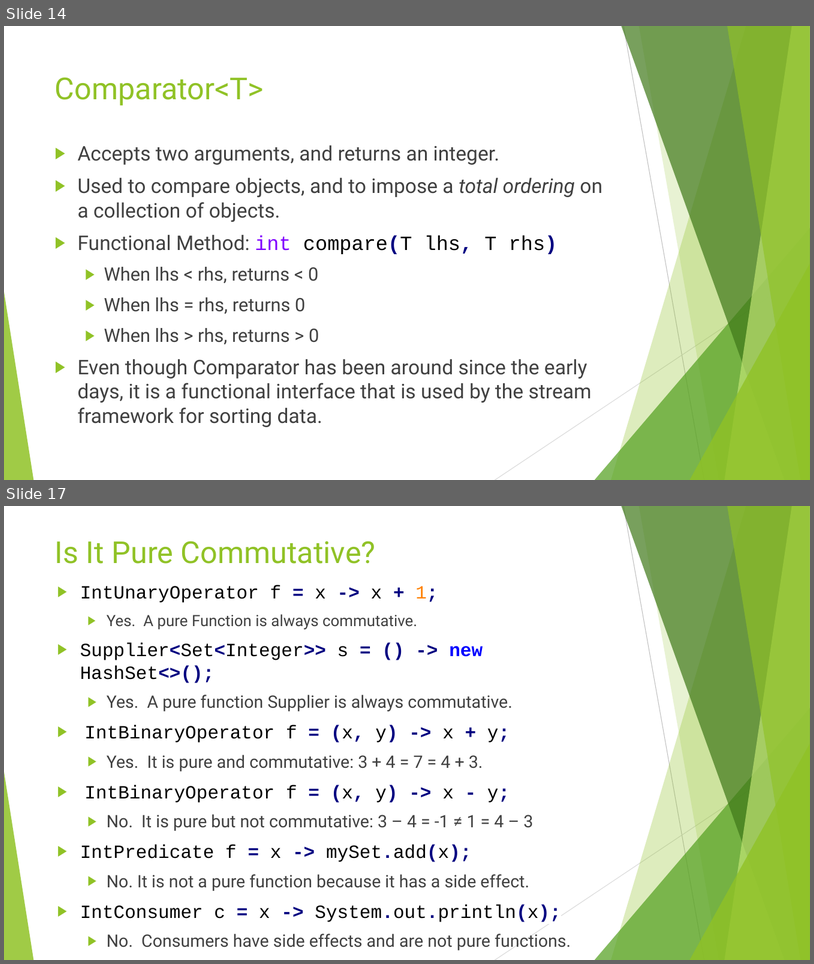
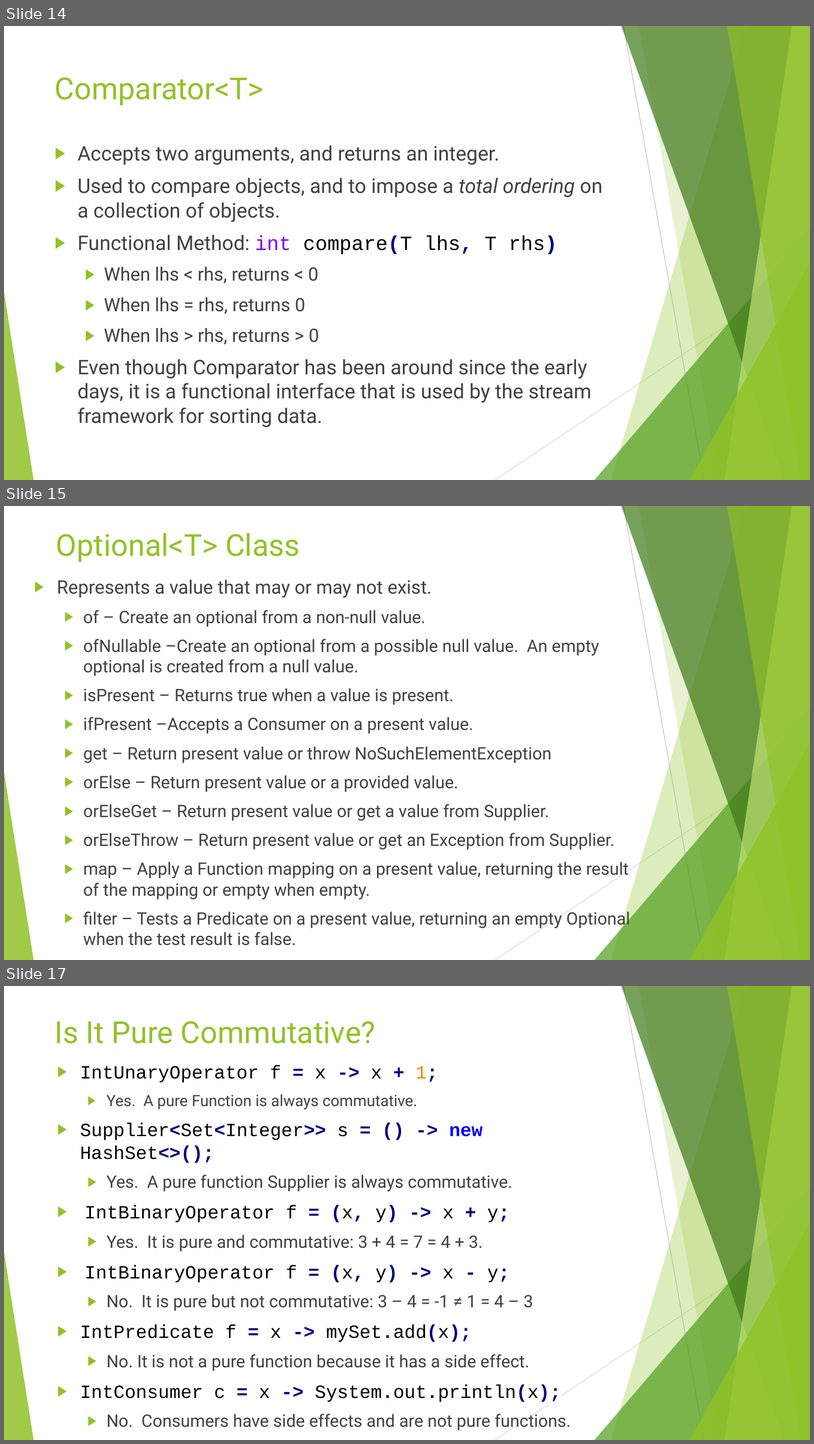
Before and after one commit to RichardRoda/2017-CodePaLOUsa-Lambda, a slide deck: Learning to Love the Lambda in the Stream.pptx. Shown one above the other, each under a label of ours: slides 14 and 17 before the commit, slides 14, 15 and 17 after it; the slides between them are not shown. The pictures are 814x964 and 814x1444 pixels, drawn with LibreOffice and Linux fonts; fonts in the diff are those of the drawing. Boxes give left, top, right and bottom in pixels: in the first picture for what was removed or moved away, otherwise in the second. Text is boxed around its words. In the diff, an @@ line names an element or a change of style, - is before the commit and + after.

```diff
--- a/Learning to Love the Lambda in the Stream.pptx
+++ b/Learning to Love the Lambda in the Stream.pptx
@@ slide 15 added at (4, 506, 810, 960), background #FFFFFF; not listed: 10 template elements that a slide beside it also shows @@
@@ title added at (56, 533, 300, 562), 36 pt, text #90C226 @@
+Optional<T> Class
@@ text added at (57, 579, 630, 945), 20.4 pt, text #404040 @@
+▶ Represents a value that may or may not exist.
+  ▶ of – Create an optional from a non-null value.
+  ▶ ofNullable –Create an optional from a possible null value. An empty optional is created from a null value.
+  ▶ isPresent – Returns true when a value is present.
+  ▶ ifPresent –Accepts a Consumer on a present value.
+  ▶ get – Return present value or throw NoSuchElementException
+  ▶ orElse – Return present value or a provided value.
+  ▶ orElseGet – Return present value or get a value from Supplier.
+  ▶ orElseThrow – Return present value or get an Exception from Supplier.
+  ▶ map – Apply a Function mapping on a present value, returning the result of the mapping or empty when empty.
+  ▶ filter – Tests a Predicate on a present value, returning an empty Optional when the test result is false.
```
Also in this commit, not shown: 12 slides changed, 6 other slides added, 1 slide removed, 1 other file.
